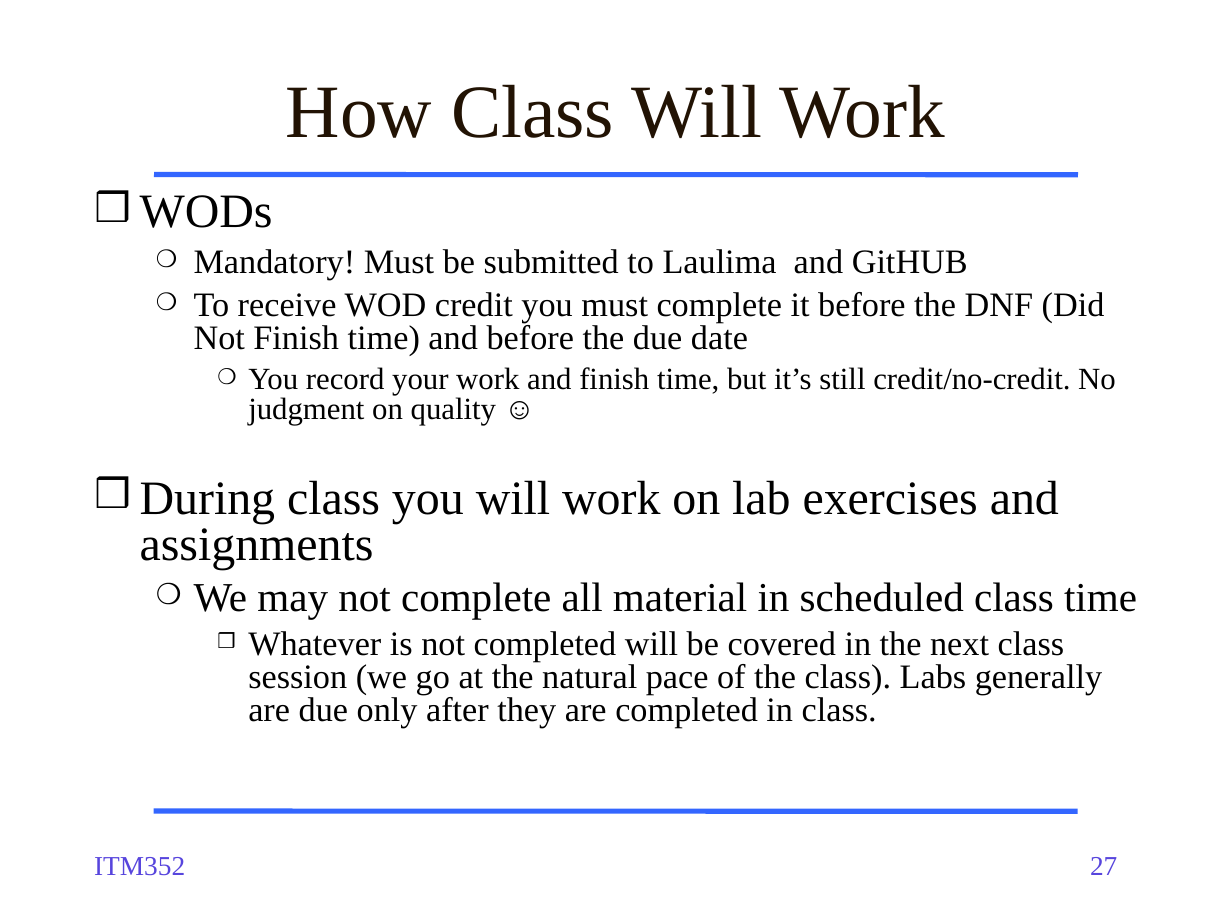
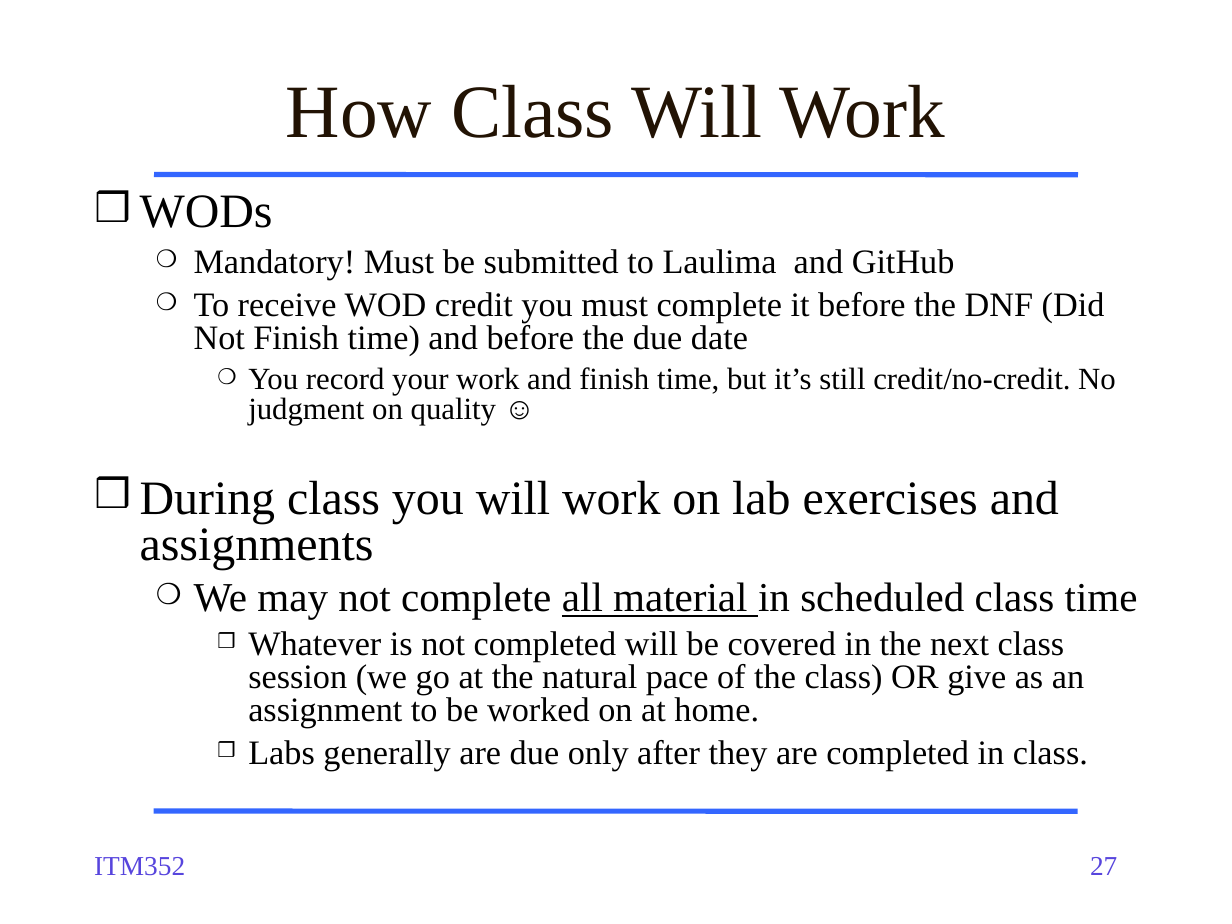
Before and after one commit to dport96/ITM352, a slide deck: slide 27 of morea/010.introduction/ITM352_01_intro.pptx. Drawn at 1232x924 pixels with LibreOffice and Linux fonts; fonts in the diff are those of the drawing. Boxes give left, top, right and bottom in pixels: in the first picture for what was removed or moved away, otherwise in the second. Text is boxed around its words. In the diff, an @@ line names an element or a change of style, - is before the commit and + after.

```diff
--- a/morea/010.introduction/ITM352_01_intro.pptx
+++ b/morea/010.introduction/ITM352_01_intro.pptx
@@ text at [194,249,955,280]: text changed @@
-  ❍ Mandatory! Must be submitted to Laulima and GitHUB
+  ❍ Mandatory! Must be submitted to Laulima and GitHub
@@ text at [194,582,1138,618]: underline on in "all material" @@
@@ text at [248,631,1088,771]: text changed @@
-    ❒ Whatever is not completed will be covered in the next class session (we go at the natural pace of the class). Labs generally are due only after they are completed in class.
+    ❒ Whatever is not completed will be covered in the next class session (we go at the natural pace of the class) OR give as an assignment to be worked on at home.
+    ❒ Labs generally are due only after they are completed in class.
```
Also in this commit, not shown: 11 other slides changed, 1 slide added, 1 slide removed.
